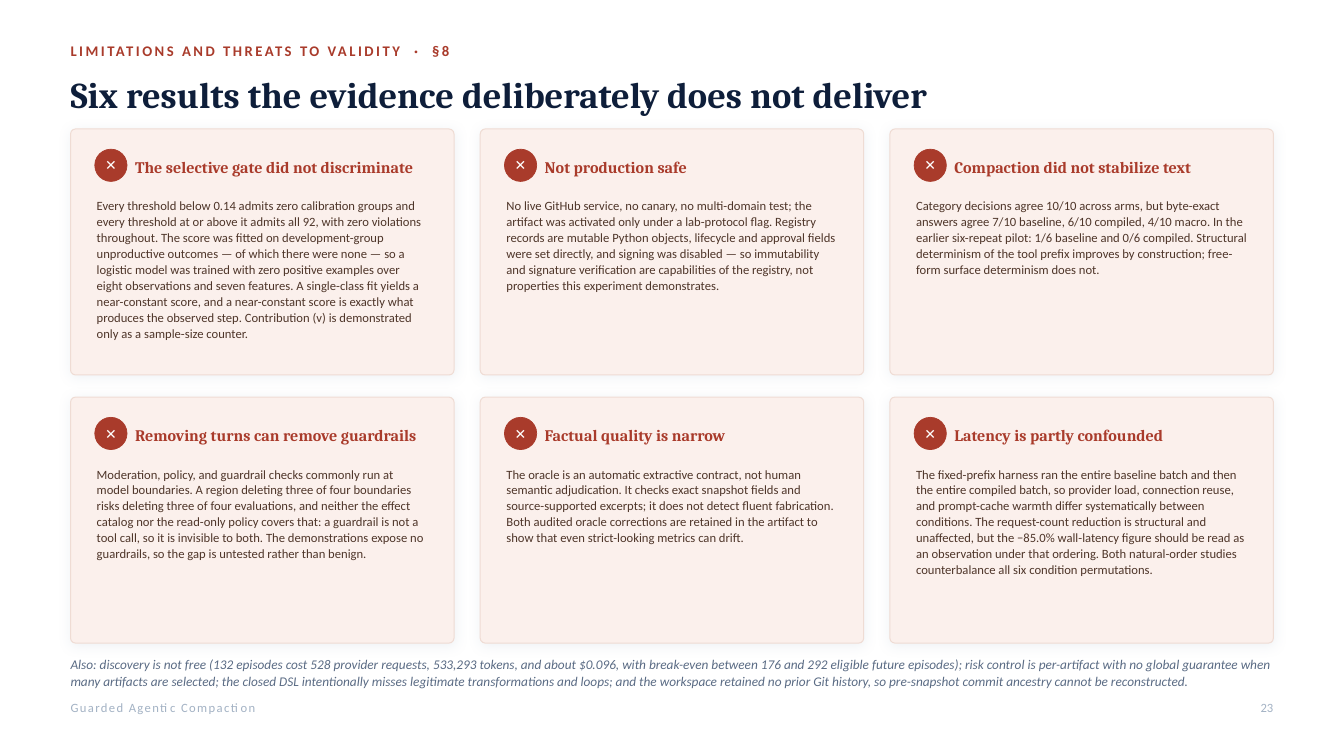
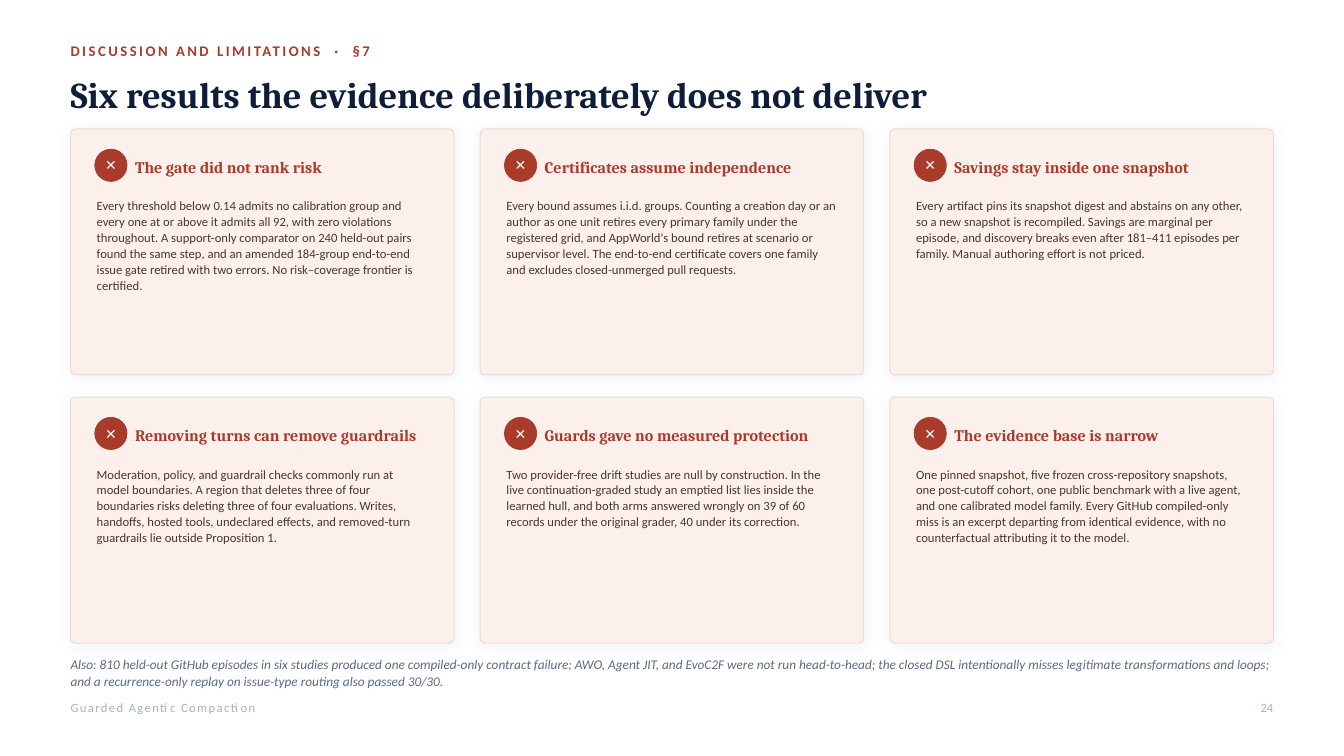
Before and after one commit to rrahimi-uci/guarded-agentic-compaction, a slide deck: slide 24 of paper/slides/GAC-seminar.pptx (slide 23 before the commit). Drawn at 1344x756 pixels with LibreOffice and Linux fonts; fonts in the diff are those of the drawing. Boxes give left, top, right and bottom in pixels: in the first picture for what was removed or moved away, otherwise in the second. Text is boxed around its words. In the diff, an @@ line names an element or a change of style, - is before the commit and + after.

```diff
--- a/paper/slides/GAC-seminar.pptx
+++ b/paper/slides/GAC-seminar.pptx
@@ text at box(362, 46, 369, 56): text changed @@
-LIMITATIONS AND THREATS TO VALIDITY · §8
+DISCUSSION AND LIMITATIONS · §7
@@ text at box(135, 162, 322, 177): text changed @@
-The selective gate did not discriminate
+The gate did not rank risk
@@ text at box(545, 161, 791, 177): text changed @@
-Not production safe
+Certificates assume independence
@@ text at box(954, 162, 1189, 177): text changed @@
-Compaction did not stabilize text
+Savings stay inside one snapshot
@@ text at box(97, 201, 413, 290): text changed @@
-Every threshold below 0.14 admits zero calibration groups and every threshold at or above it admits all 92, with zero violations throughout. The score was fitted on development-group unproductive outcomes — of which there were none — so a logistic model was trained with zero positive examples over eight observations and seven features. A single-class fit yields a near-constant score, and a near-constant score is exactly what produces the observed step. Contribution (v) is demonstrated only as a sample-size counter.
+Every threshold below 0.14 admits no calibration group and every one at or above it admits all 92, with zero violations throughout. A support-only comparator on 240 held-out pairs found the same step, and an amended 184-group end-to-end issue gate retired with two errors. No risk–coverage frontier is certified.
@@ text at box(506, 201, 836, 276): text changed @@
-No live GitHub service, no canary, no multi-domain test; the artifact was activated only under a lab-protocol flag. Registry records are mutable Python objects, lifecycle and approval fields were set directly, and signing was disabled — so immutability and signature verification are capabilities of the registry, not properties this experiment demonstrates.
+Every bound assumes i.i.d. groups. Counting a creation day or an author as one unit retires every primary family under the registered grid, and AppWorld's bound retires at scenario or supervisor level. The end-to-end certificate covers one family and excludes closed-unmerged pull requests.
@@ text at box(916, 201, 1242, 260): text changed @@
-Category decisions agree 10/10 across arms, but byte-exact answers agree 7/10 baseline, 6/10 compiled, 4/10 macro. In the earlier six-repeat pilot: 1/6 baseline and 0/6 compiled. Structural determinism of the tool prefix improves by construction; free-form surface determinism does not.
+Every artifact pins its snapshot digest and abstains on any other, so a new snapshot is recompiled. Savings are marginal per episode, and discovery breaks even after 181–411 episodes per family. Manual authoring effort is not priced.
@@ text at box(545, 430, 808, 445): text changed @@
-Factual quality is narrow
+Guards gave no measured protection
@@ text at box(954, 430, 1158, 441): text changed @@
-Latency is partly confounded
+The evidence base is narrow
@@ text at box(97, 470, 410, 544): text changed @@
-Moderation, policy, and guardrail checks commonly run at model boundaries. A region deleting three of four boundaries risks deleting three of four evaluations, and neither the effect catalog nor the read-only policy covers that: a guardrail is not a tool call, so it is invisible to both. The demonstrations expose no guardrails, so the gap is untested rather than benign.
+Moderation, policy, and guardrail checks commonly run at model boundaries. A region that deletes three of four boundaries risks deleting three of four evaluations. Writes, handoffs, hosted tools, undeclared effects, and removed-turn guardrails lie outside Proposition 1.
@@ text at box(506, 470, 820, 528): text changed @@
-The oracle is an automatic extractive contract, not human semantic adjudication. It checks exact snapshot fields and source-supported excerpts; it does not detect fluent fabrication. Both audited oracle corrections are retained in the artifact to show that even strict-looking metrics can drift.
+Two provider-free drift studies are null by construction. In the live continuation-graded study an emptied list lies inside the learned hull, and both arms answered wrongly on 39 of 60 records under the original grader, 40 under its correction.
@@ text at box(916, 470, 1241, 544): text changed @@
-The fixed-prefix harness ran the entire baseline batch and then the entire compiled batch, so provider load, connection reuse, and prompt-cache warmth differ systematically between conditions. The request-count reduction is structural and unaffected, but the −85.0% wall-latency figure should be read as an observation under that ordering. Both natural-order studies counterbalance all six condition permutations.
+One pinned snapshot, five frozen cross-repository snapshots, one post-cutoff cohort, one public benchmark with a live agent, and one calibrated model family. Every GitHub compiled-only miss is an excerpt departing from identical evidence, with no counterfactual attributing it to the model.
@@ text at box(71, 660, 1269, 689): text changed @@
-Also: discovery is not free (132 episodes cost 528 provider requests, 533,293 tokens, and about $0.096, with break-even between 176 and 292 eligible future episodes); risk control is per-artifact with no global guarantee when many artifacts are selected; the closed DSL intentionally misses legitimate transformations and loops; and the workspace retained no prior Git history, so pre-snapshot commit ancestry cannot be reconstructed.
+Also: 810 held-out GitHub episodes in six studies produced one compiled-only contract failure; AWO, Agent JIT, and EvoC2F were not run head-to-head; the closed DSL intentionally misses legitimate transformations and loops; and a recurrence-only replay on issue-type routing also passed 30/30.
@@ text at box(1261, 704, 1274, 712): text changed @@
-23
+24
```
Also in this commit, not shown: 20 other slides changed, 2 slides added, 1 slide removed, 15 other files.
